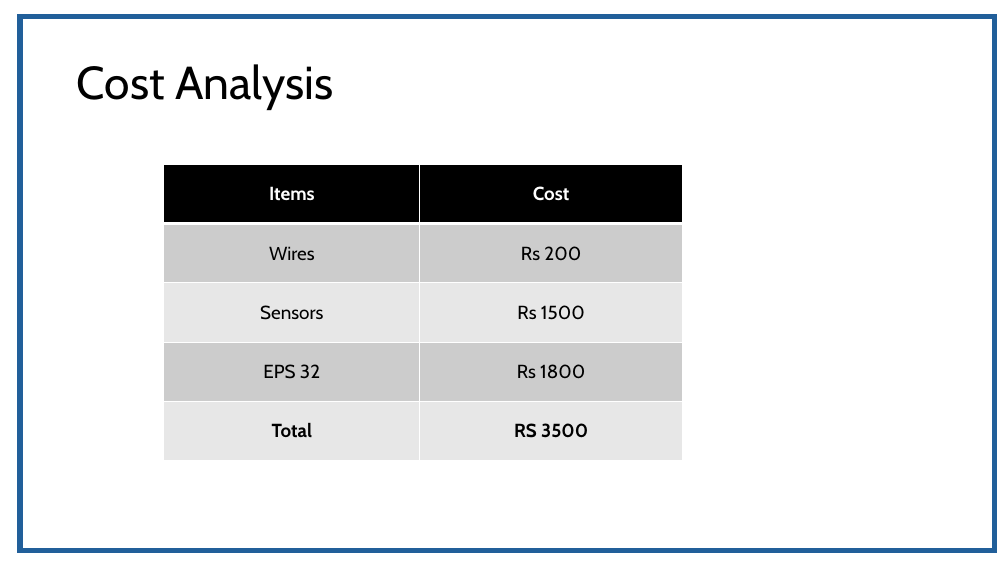
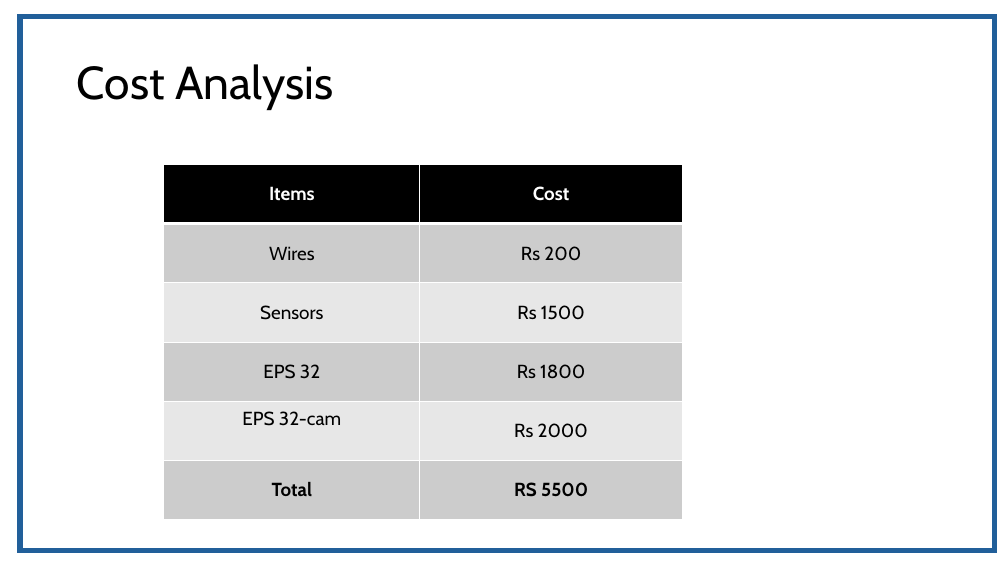
Before and after one commit to fasih124/FYP_203, a slide deck: slide 22 of Requirement/specification/CareNest.pptx. Drawn at 1008x567 pixels with LibreOffice and Linux fonts; fonts in the diff are those of the drawing. Boxes give left, top, right and bottom in pixels: in the first picture for what was removed or moved away, otherwise in the second. Text is boxed around its words. In the diff, an @@ line names an element or a change of style, - is before the commit and + after.

```diff
--- a/Requirement/specification/CareNest.pptx
+++ b/Requirement/specification/CareNest.pptx
@@ table at <box>164,165,683,520</box> @@
-row 5: Total | RS 3500
+row 5: EPS 32-cam | Rs 2000
+row 6: Total | RS 5500
```
Also in this commit, not shown: 1 other slide changed, 1 other file.
